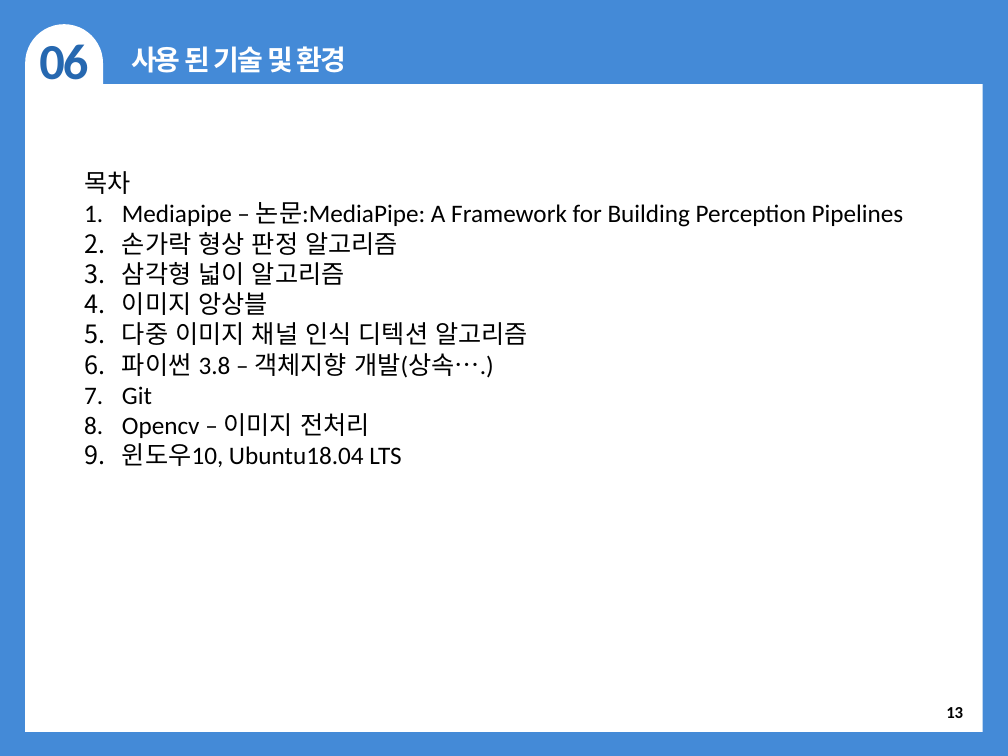
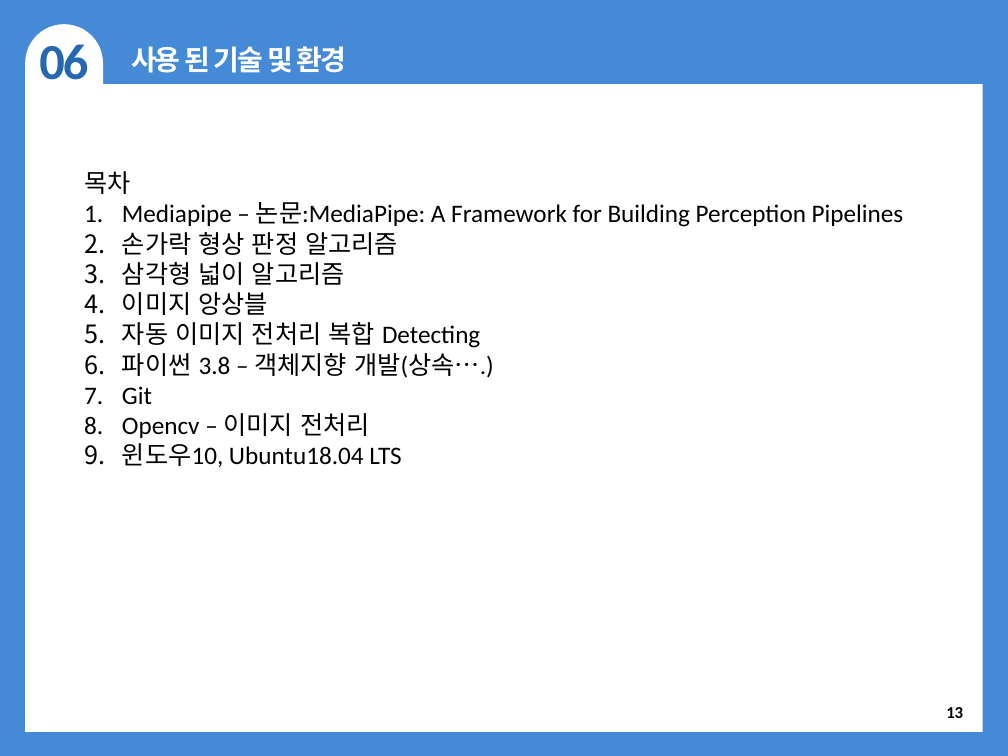
Before and after one commit to ijhan21/RAPA_1st_project, a slide deck: slide 13 of 프로젝트성과보고서_편리한UI.pptx. Drawn at 1008x756 pixels with LibreOffice and Linux fonts; fonts in the diff are those of the drawing; background and template pictures are left out. Boxes give left, top, right and bottom in pixels: in the first picture for what was removed or moved away, otherwise in the second. Text is boxed around its words. In the diff, an @@ line names an element or a change of style, - is before the commit and + after.

```diff
--- a/프로젝트성과보고서_편리한UI.pptx
+++ b/프로젝트성과보고서_편리한UI.pptx
@@ text at box(122, 322, 480, 348): text changed @@
-5. 다중 이미지 채널 인식 디텍션 알고리즘
+5. 자동 이미지 전처리 복합 Detecting
```
Also in this commit, not shown: 2 other slides changed, 3 slides added, 1 slide removed.
